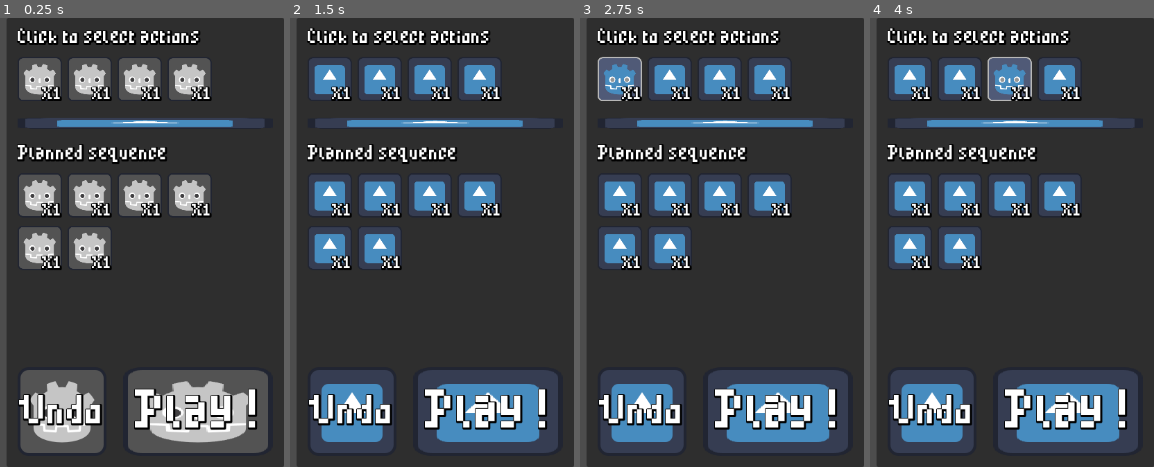
Above: before the commit, frames 1-4 (left to right).
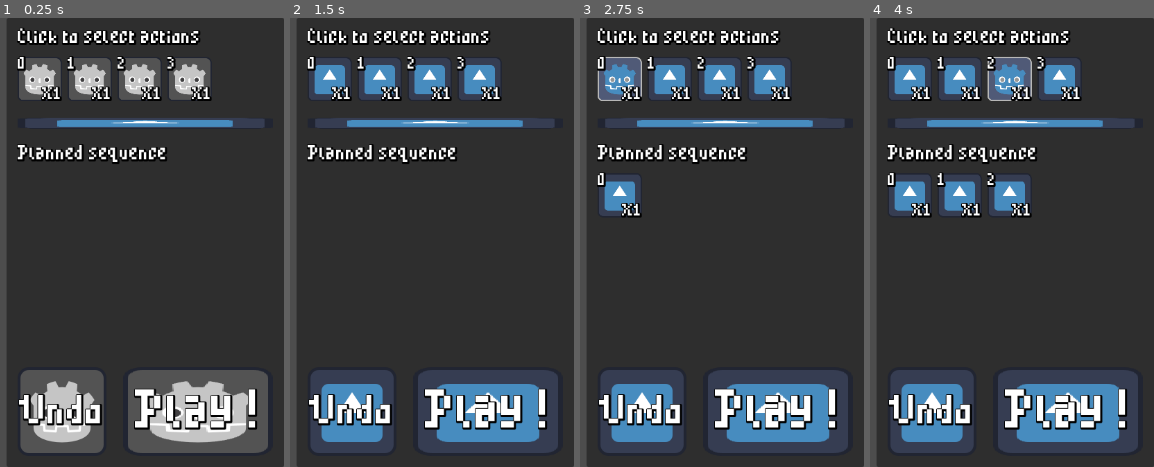
Above: after the commit, the same moments.

Repository: chrismeunier/EpicGameJam11
Game: Godot game, scene res://interface/controls.tscn
Same seed, same stepped clock (60 frames per second), same inputs: the game is played once before the commit and once after it. This scene is started directly instead of the project's main scene. The engine's default icon, where the game draws it, is replaced by a stand-in: a white triangle on a blue panel in a dark square.
Inputs:
- Up to frame 1 (0.25 s): no input
- Up to frame 2 (1.5 s): tap Enter at 0.5, 1.25 s; hold D (Right) 0.53-1.28 s; hold Shift 0.53-1.28 s; hold S (Down) from 1.28 s (still down); tap 2 at 1.35 s
- Up to frame 3 (2.75 s): release S (Down) at 2 s; click "X1" at 2 s
- Up to frame 4 (4 s): click "X1" at 2.75 s; click "X1" at 3.5 s

The runs differ from the first frame. In frame 1, 8.2% of the frame differs, in the area x 5-75%, y 8-57%; in frame 2, 8.4%; in frame 3, 7.1%; in frame 4, 4.6%.

Commit message:
Filling command sequence done

Diff:
--- a/events.gd
+++ b/events.gd
@@ -12,8 +12,8 @@
 signal example_2_with_arg(val : int)
 func __examples__() -> void:
 	# link signal with function somewhere
-	#example_signal.connect(function_to_call_when_signal_is_emitted)
+	#Events.example_signal.connect(function_to_call_when_signal_is_emitted)
 
 	# send signal globally
-	example_2_with_arg.emit(34)
+	Events.example_2_with_arg.emit(34)
 	# connected functions should be able to receive one int as parameter
--- a/interface/command_item.gd
+++ b/interface/command_item.gd
@@ -1,9 +1,14 @@
 extends TextureButton
 class_name CommandItem
 
+@export var id : int
+
+@onready var label: Label = %Label
+@onready var id_label: Label = %IdLabel
+
 # Called when the node enters the scene tree for the first time.
 func _ready() -> void:
-	pass # Replace with function body.
+	id_label.text = str(id)
 
 
 # Called every frame. 'delta' is the elapsed time since the previous frame.
--- a/interface/command_item.tscn
+++ b/interface/command_item.tscn
@@ -20,6 +20,7 @@
 script = ExtResource("2_y3jy4")
 
 [node name="Label" type="Label" parent="."]
+unique_name_in_owner = true
 layout_mode = 1
 anchors_preset = 3
 anchor_left = 1.0
@@ -34,3 +35,10 @@
 text = "X1"
 horizontal_alignment = 2
 vertical_alignment = 2
+
+[node name="IdLabel" type="Label" parent="."]
+unique_name_in_owner = true
+layout_mode = 1
+offset_right = 40.0
+offset_bottom = 23.0
+theme_override_font_sizes/font_size = 20
--- a/interface/command_select.gd
+++ b/interface/command_select.gd
@@ -1,6 +1,24 @@
 extends VBoxContainer
+class_name CommandPanel
+
+const COMMAND_ITEM = preload("res://interface/command_item.tscn")
 
 @onready var h_box_container: HBoxContainer = %HBoxContainer
+
+signal add_command_to_sequence(command_id : int)
+
+func _ready() -> void:
+	for item in get_sequence():
+		item.queue_free()
+	for i in range(4):
+		var cmd_item = COMMAND_ITEM.instantiate()
+		cmd_item.id = i
+		h_box_container.add_child(cmd_item)
+		cmd_item.pressed.connect(command_pressed.bind(i))
+
+
+func command_pressed(id : int):
+	add_command_to_sequence.emit(id)
 
 func get_sequence():
 	return h_box_container.get_children() # as Array[CommandItem]
--- a/interface/command_select.tscn
+++ b/interface/command_select.tscn
@@ -27,9 +27,12 @@
 
 [node name="CommandItem2" parent="HBoxContainer" instance=ExtResource("2_68k6a")]
 layout_mode = 2
+id = 1
 
 [node name="CommandItem3" parent="HBoxContainer" instance=ExtResource("2_68k6a")]
 layout_mode = 2
+id = 2
 
 [node name="CommandItem4" parent="HBoxContainer" instance=ExtResource("2_68k6a")]
 layout_mode = 2
+id = 3
--- a/interface/command_sequence.gd
+++ b/interface/command_sequence.gd
@@ -1,6 +1,17 @@
 extends VBoxContainer
+class_name SequencePanel
+
+const COMMAND_ITEM = preload("res://interface/command_item.tscn")
 
 @onready var grid_container: GridContainer = %GridContainer
+
+var cmd_list = []
+
+func _ready() -> void:
+	#clear_sequence() # clean the default view
+	for item in get_sequence():
+		item.mouse_filter = MOUSE_FILTER_IGNORE
+		item.toggle_mode = true
 
 func get_sequence():
 	return grid_container.get_children() # as Array[CommandItem]
@@ -12,3 +23,17 @@
 func enable_sequence():
 	for item in get_sequence():
 		item.disabled = false
+
+func clear_sequence():
+	cmd_list = []
+	for item in get_sequence():
+		item.queue_free()
+
+func add_command(id : int):
+	var cmd_item = COMMAND_ITEM.instantiate()
+	cmd_item.id = id
+	# increment the counter if same as previous
+	cmd_list.append(id)
+	grid_container.add_child(cmd_item)
+	cmd_item.mouse_filter = MOUSE_FILTER_IGNORE
+	cmd_item.toggle_mode = true
--- a/interface/command_sequence.tscn
+++ b/interface/command_sequence.tscn
@@ -23,18 +23,24 @@
 
 [node name="CommandItem" parent="GridContainer" instance=ExtResource("2_gfyro")]
 layout_mode = 2
+disabled = true
 
 [node name="CommandItem2" parent="GridContainer" instance=ExtResource("2_gfyro")]
 layout_mode = 2
+toggle_mode = true
+button_pressed = true
+id = 1
 
 [node name="CommandItem3" parent="GridContainer" instance=ExtResource("2_gfyro")]
 layout_mode = 2
 
 [node name="CommandItem4" parent="GridContainer" instance=ExtResource("2_gfyro")]
 layout_mode = 2
+id = 2
 
 [node name="CommandItem5" parent="GridContainer" instance=ExtResource("2_gfyro")]
 layout_mode = 2
+id = 3
 
 [node name="CommandItem6" parent="GridContainer" instance=ExtResource("2_gfyro")]
 layout_mode = 2
--- a/interface/controls.gd
+++ b/interface/controls.gd
@@ -1,15 +1,17 @@
 extends CanvasLayer
+class_name ControlPanel
 
-@onready var command_select: VBoxContainer = %CommandSelect
-@onready var command_sequence: VBoxContainer = %CommandSequence
+
+@onready var command_select: CommandPanel = %CommandSelect
+@onready var command_sequence: SequencePanel = %CommandSequence
 @onready var play_button: TextureButton = %PlayButton
 @onready var undo_button: TextureButton = %UndoButton
 @onready var state_chart: StateChart = %StateChart
 
-# Called when the node enters the scene tree for the first time.
+
 func _ready() -> void:
-	pass # Replace with function body.
-
+	command_sequence.clear_sequence()
+	command_select.add_command_to_sequence.connect(add_command_from_select)
 
 # Called every frame. 'delta' is the elapsed time since the previous frame.
 func _process(delta: float) -> void:
@@ -36,6 +38,9 @@
 func _on_play_button_pressed() -> void:
 	state_chart.send_event("start_playing")
 
+# Signals interactions
+func add_command_from_select(id : int):
+	command_sequence.add_command(id)
 
 # INPUTS TO CHANGE STATES
 
--- a/project.godot
+++ b/project.godot
@@ -22,7 +22,6 @@
 [display]
 
 window/size/resizable=false
-window/size/always_on_top=true
 
 [editor_plugins]
 
